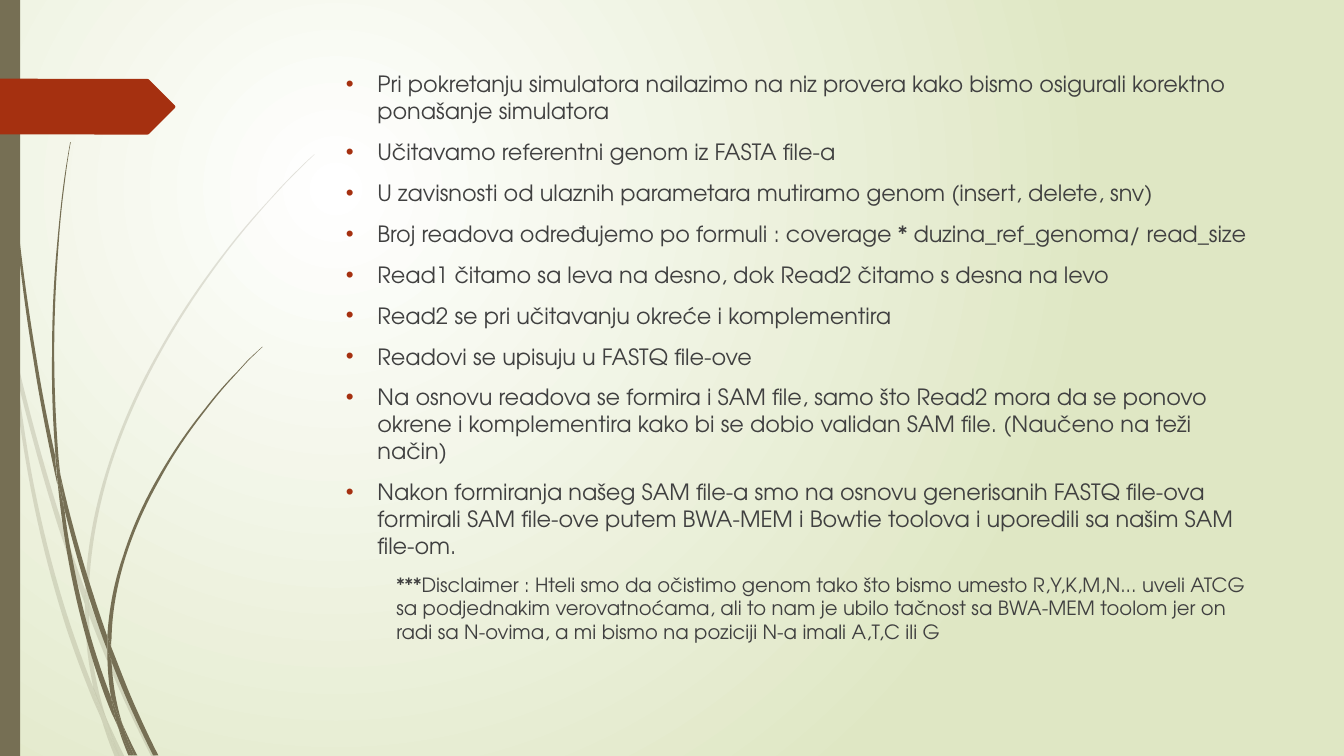
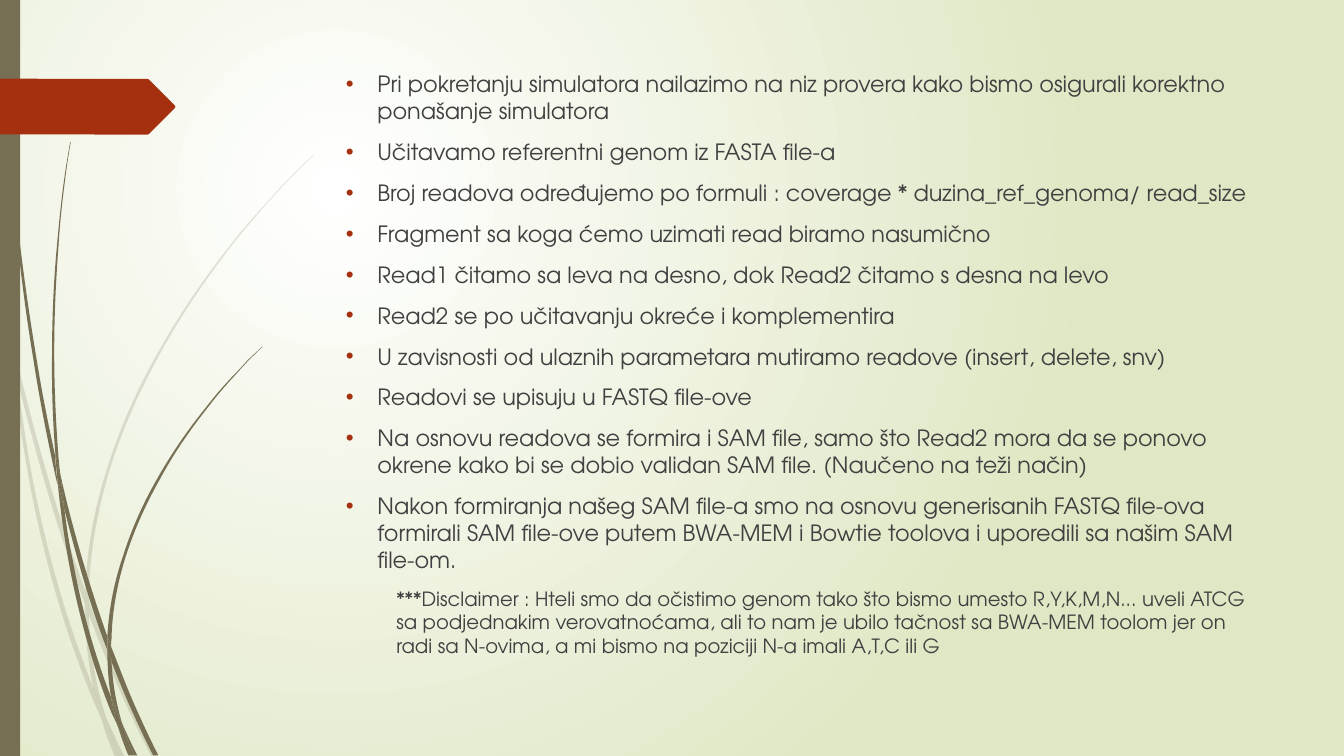
Before and after one commit to Fenrir996/IluminaPairEndReadSimulator, a slide deck: slide 6 of IluminaPairEndReadSimulator presentation.pptx. Drawn at 1344x756 pixels with LibreOffice and Linux fonts; fonts in the diff are those of the drawing. Boxes give left, top, right and bottom in pixels: in the first picture for what was removed or moved away, otherwise in the second. Text is boxed around its words. In the diff, an @@ line names an element or a change of style, - is before the commit and + after.

```diff
--- a/IluminaPairEndReadSimulator presentation.pptx
+++ b/IluminaPairEndReadSimulator presentation.pptx
@@ text at <box>377,184,1152,206</box>: paragraph removed @@
-  • U zavisnosti od ulaznih parametara mutiramo genom (insert, delete, snv)
@@ text at <box>377,225,990,247</box>: paragraph added @@
+  • Fragment sa koga ćemo uzimati read biramo nasumično
@@ text at <box>377,307,1165,370</box>: text changed @@
-  • Read2 se pri učitavanju okreće i komplementira
+  • Read2 se po učitavanju okreće i komplementira
+  • U zavisnosti od ulaznih parametara mutiramo readove (insert, delete, snv)
@@ text at <box>377,429,1207,478</box>: text changed @@
-  • Na osnovu readova se formira i SAM file, samo što Read2 mora da se ponovo okrene i komplementira kako bi se dobio validan SAM file. (Naučeno na teži način)
+  • Na osnovu readova se formira i SAM file, samo što Read2 mora da se ponovo okrene kako bi se dobio validan SAM file. (Naučeno na teži način)
```
Also in this commit, not shown: 7 slides added.
